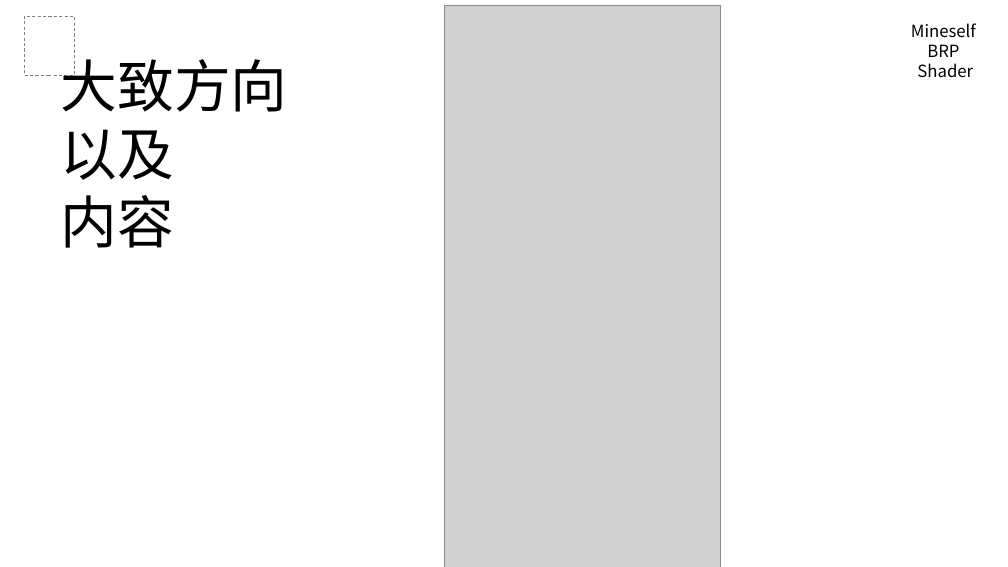
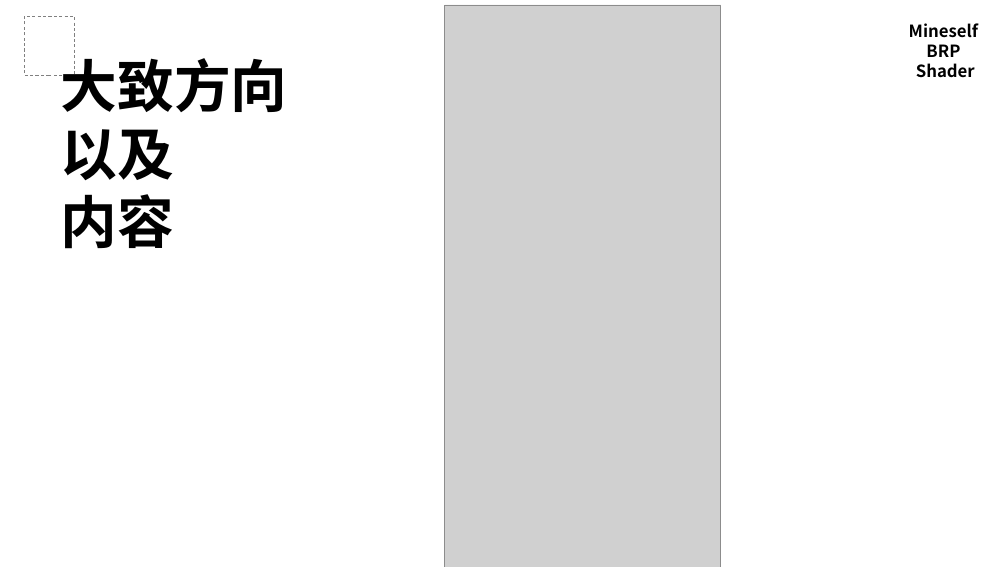
Before and after one commit to mineselfQAQ/MineselfBRPShader, a slide deck: slide 5 of PPT/0-前言.pptx. Drawn at 1008x567 pixels with LibreOffice and Linux fonts; fonts in the diff are those of the drawing; grey boxes stand for pictures. Boxes give left, top, right and bottom in pixels: in the first picture for what was removed or moved away, otherwise in the second. Text is boxed around its words. In the diff, an @@ line names an element or a change of style, - is before the commit and + after.

```diff
--- a/PPT/0-前言.pptx
+++ b/PPT/0-前言.pptx
@@ text "Mineself" at (909,23,978,78): bold on @@
@@ text "大致方向" at (61,50,288,249): bold on @@
```
Also in this commit, not shown: 4 other slides changed, 34 other files.
